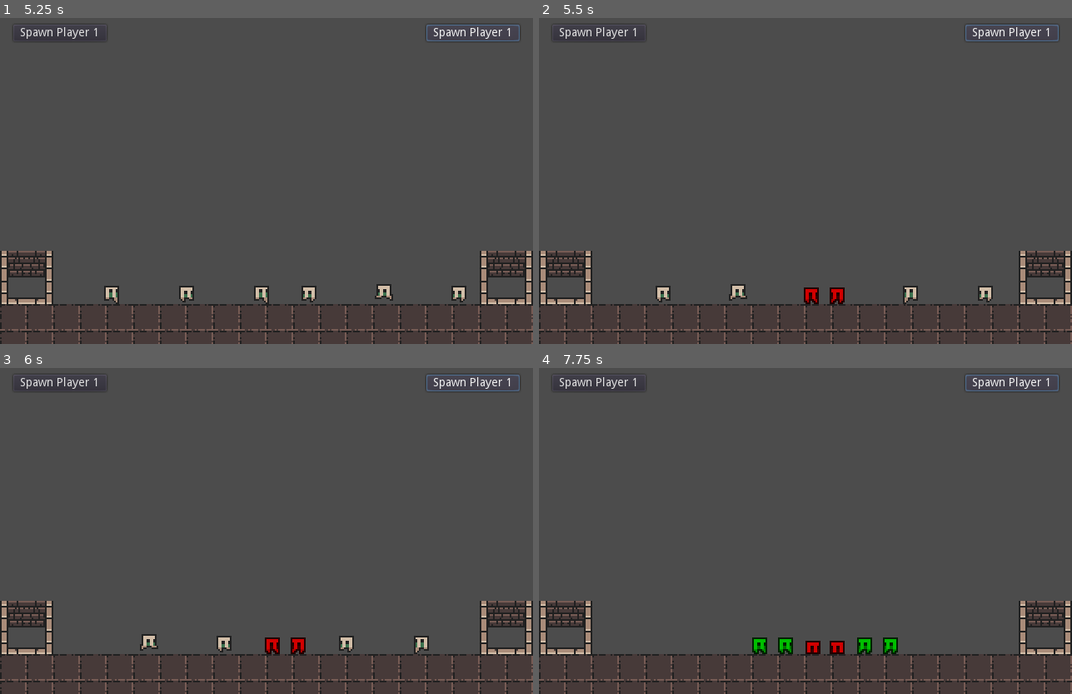
Above: before the commit, frames 1-4 (two rows, left to right).
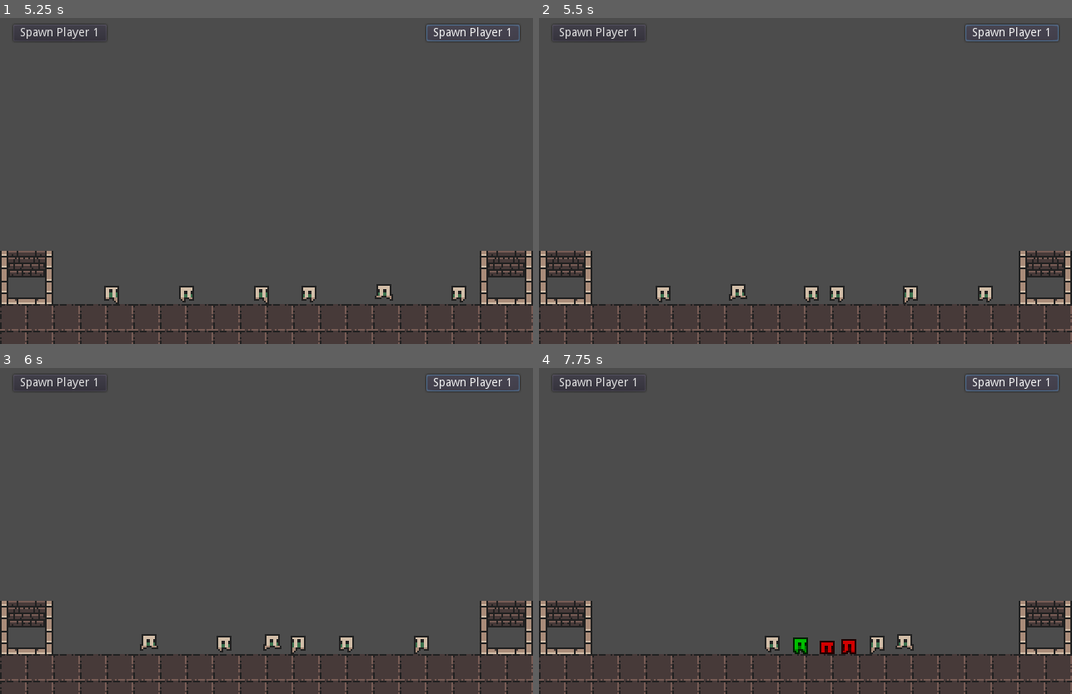
Above: after the commit, the same moments.

Repository: GaidamakUA/GodotExperiments
Game: Godot game, scene res://GameScreen.tscn
Same seed, same stepped clock (60 frames per second), same inputs: the game is played once before the commit and once after it.
Inputs:
- Up to frame 1 (5.25 s): click "Spawn Player 1" at 0.5 s; click "Spawn Player 1" at 1.25 s; click "Spawn Player 1" at 2 s; click "Spawn Player 1" at 2.75 s; click "Spawn Player 1" at 3.5 s; click "Spawn Player 1" at 4.25 s
- Up to frame 2 (5.5 s): no input
- Up to frame 3 (6 s): no input
- Up to frame 4 (7.75 s): no input

Frame 1 is identical in both runs. In frame 2, 0.3% of the frame differs, in the area x 49-58%, y 82-88%; in frame 3, 0.3%; in frame 4, 1.4%, in the area x 40-71%, y 81-88%.

Commit message:
age_of_war commit;

Diff:
--- a/age_of_war_clone/OneByOneMob.gd
+++ b/age_of_war_clone/OneByOneMob.gd
@@ -32,19 +32,20 @@
 
 func _physics_process(delta):
 	var collision_info := move_and_collide(velocity)
-	if collision_info:
+	if collision_info && collision_info.travel.length() < 0.9:
 		var collider := collision_info.collider as PhysicsBody2D
 		var colliding_enemy = collider.get_collision_layer_bit(collision_bit_enemy)
 		var colliding_enemy_base = collider.get_collision_layer_bit(collision_bit_enemy_base)
 		var colliding_ally = collider.get_collision_layer_bit(collision_bit_ally)
 		if colliding_enemy || colliding_enemy_base:
+			print("travel red: ", collision_info.travel)
 			$Sprite.modulate = Color.red
 			if not $AnimationPlayer.current_animation == "Attack":
 				$AnimationPlayer.play("Attack")
 				enemy_hp = collider.find_node("Hp")
 		elif colliding_ally:
+			print("travel green: ", collision_info.travel)
 			$Sprite.modulate = Color.green
-			print("colliding_ally")
 			if $AnimationPlayer.is_playing():
 				$AnimationPlayer.stop()
 				$Sprite.frame = 0
--- a/age_of_war_clone/OneByOneMob.tscn
+++ b/age_of_war_clone/OneByOneMob.tscn
@@ -71,6 +71,7 @@
 
 [node name="OneByOneMob" type="KinematicBody2D"]
 collision_mask = 3
+collision/safe_margin = 3.0
 script = ExtResource( 1 )
 
 [node name="CollisionShape2D" type="CollisionShape2D" parent="."]
